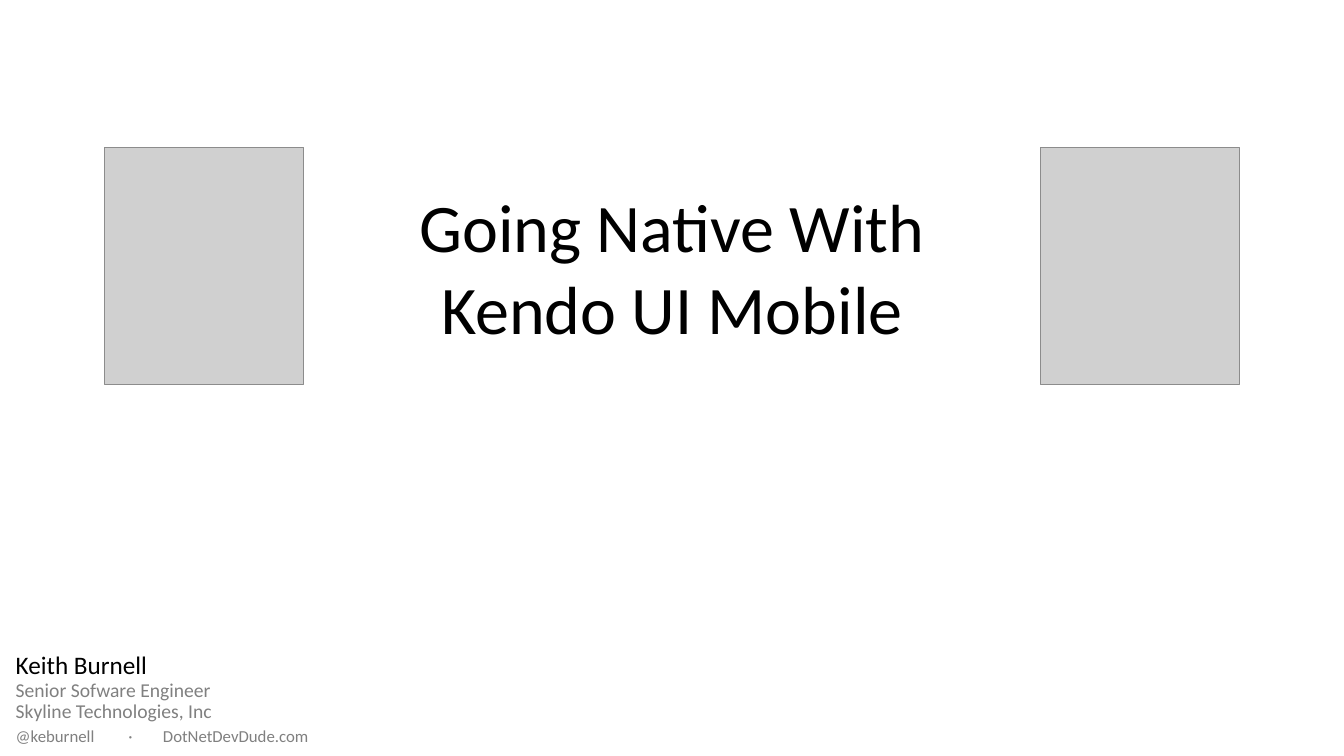
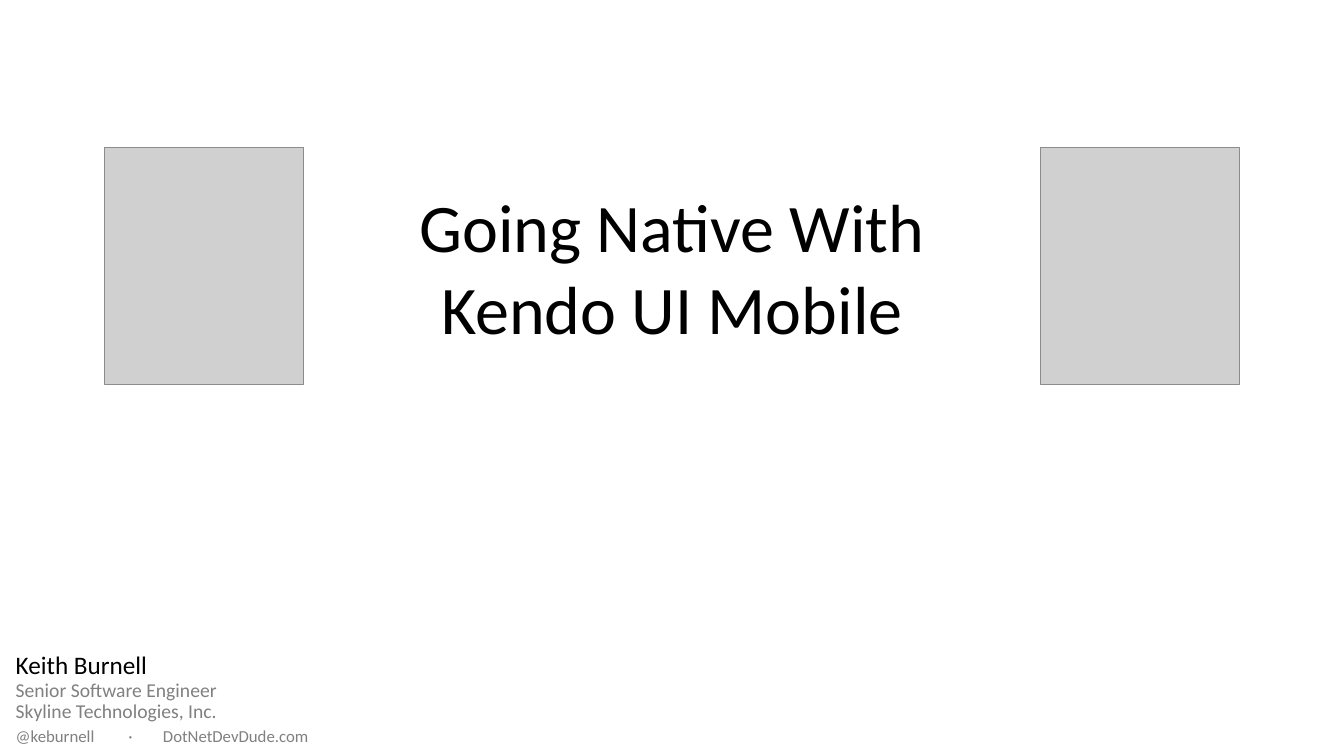
Before and after one commit to BorisMomtchev/GoingNativeWithKendoUIMobile, a slide deck: slide 1 of GoingNativeWithKendoUIMobile_Widescreen.pptx. Drawn at 1344x756 pixels with LibreOffice and Linux fonts; fonts in the diff are those of the drawing; grey boxes stand for pictures; background and template pictures are left out. Boxes give left, top, right and bottom in pixels: in the first picture for what was removed or moved away, otherwise in the second. Text is boxed around its words. In the diff, an @@ line names an element or a change of style, - is before the commit and + after.

Commit message:
Fixed spelling error in slide master #DOH!

```diff
--- a/GoingNativeWithKendoUIMobile_Widescreen.pptx
+++ b/GoingNativeWithKendoUIMobile_Widescreen.pptx
@@ text at box(16, 656, 216, 722): text changed @@
-Keith Burnell
-Senior Sofware Engineer
-Skyline Technologies, Inc
+Keith Burnell
+Senior Software Engineer
+Skyline Technologies, Inc.
```
Also in this commit, not shown: 1 other file.
